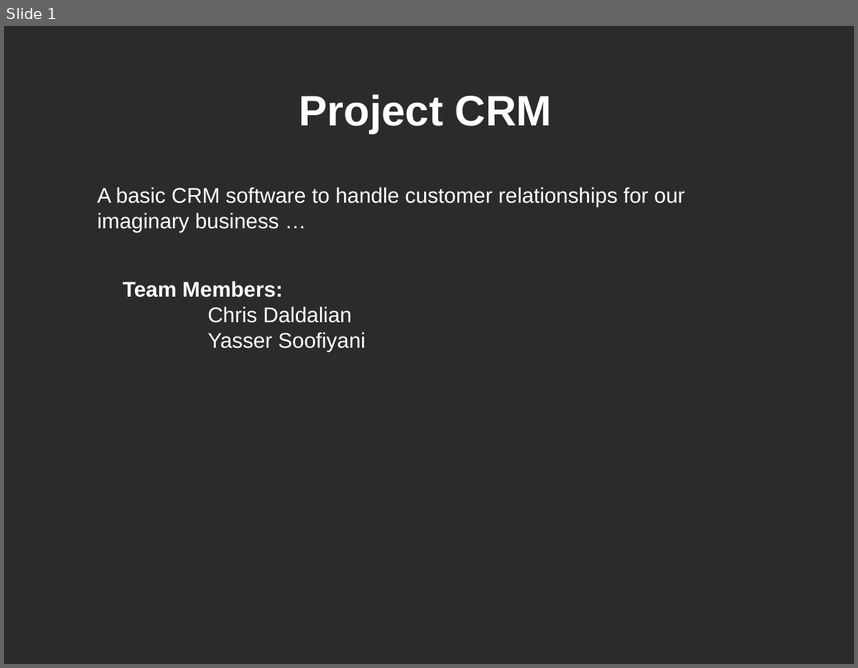
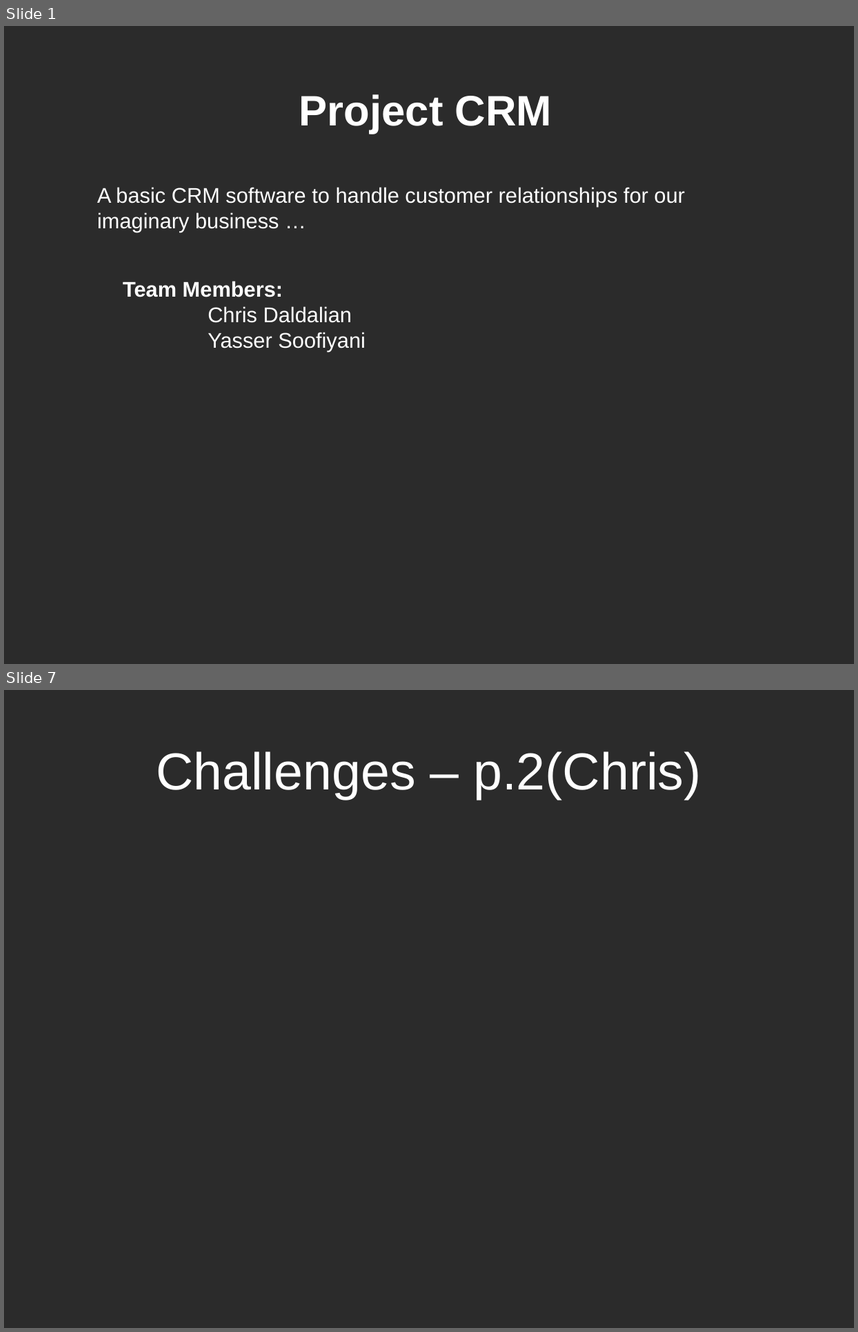
Before and after one commit to ChrDald/ProjectCRM, a slide deck: Presentation/Project CRM.ppt. Shown one above the other, each under a label of ours: slide 1 before the commit, slides 1 and 7 after it; the slides between them are not shown. The pictures are 858x668 and 858x1332 pixels, drawn with LibreOffice and Linux fonts; fonts in the diff are those of the drawing; background and template pictures are left out; a plain dark background stands for a picture behind light text. Boxes give left, top, right and bottom in pixels: in the first picture for what was removed or moved away, otherwise in the second. Text is boxed around its words. In the diff, an @@ line names an element or a change of style, - is before the commit and + after.

```diff
--- a/Presentation/Project CRM.ppt
+++ b/Presentation/Project CRM.ppt
@@ slide 7 added at (4, 690, 854, 1328), background picture (left out) @@
@@ title added at (156, 751, 701, 799), 44 pt, text #FFFFFF @@
+Challenges – p.2(Chris)
```
Also in this commit, not shown: 10 other slides added, 9 slides removed, 1 other file.
